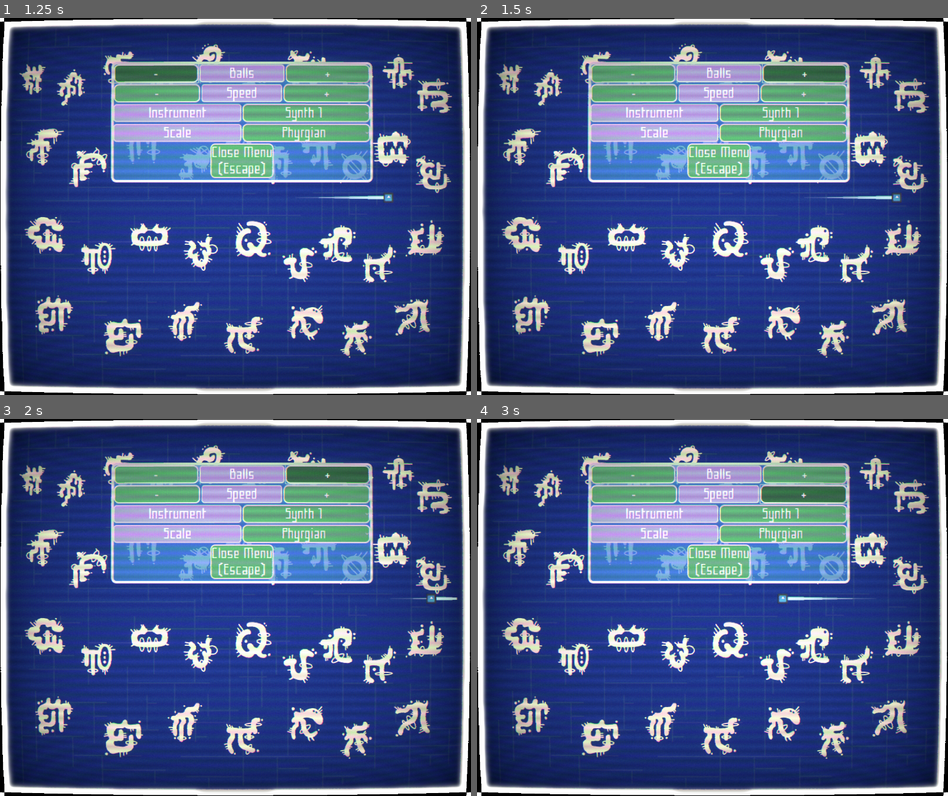
Above: before the commit, frames 1-4 (two rows, left to right).
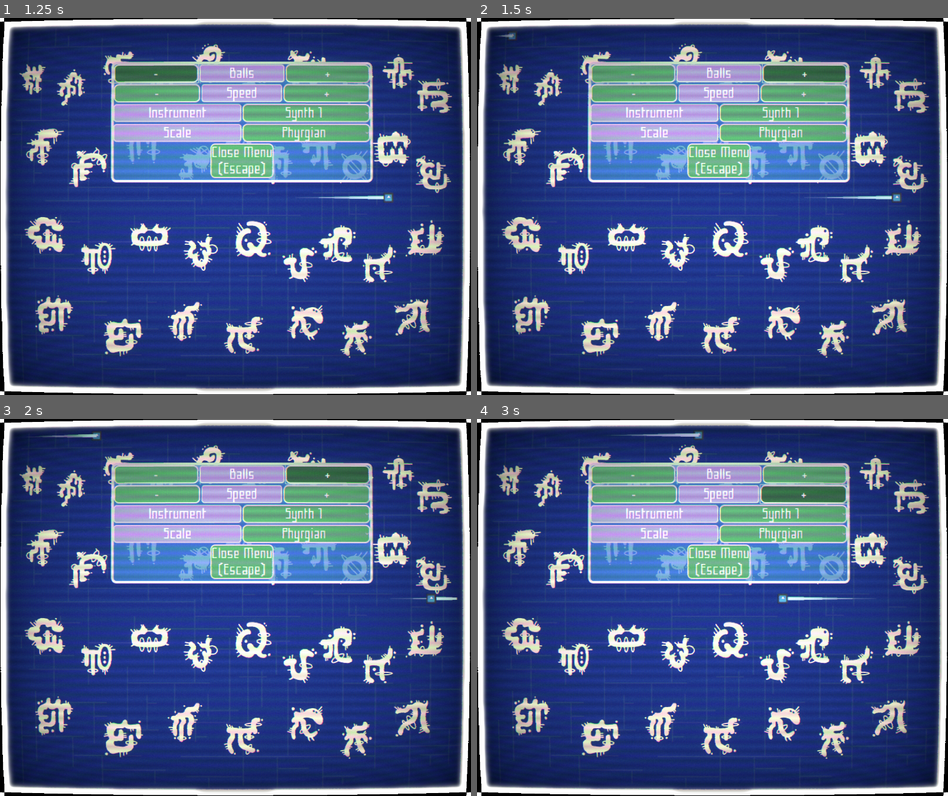
Above: after the commit, the same moments.

Repository: C-RJohnston/KBoard-Pong
Game: Godot game, scene res://MainScene.tscn
Same seed, same stepped clock (60 frames per second), same inputs: the game is played once before the commit and once after it. The engine's default icon, where the game draws it, is replaced by a stand-in: a white triangle on a blue panel in a dark square.
Inputs:
- Up to frame 1 (1.25 s): click "-" at 0.5 s
- Up to frame 2 (1.5 s): click "+" at 1.25 s
- Up to frame 3 (2 s): no input
- Up to frame 4 (3 s): click "-" at 2 s; click "+" at 2.75 s

Frame 1 is identical in both runs. In frame 2, less than 0.1% of the frame differs, in the area x 4-9%, y 3-6%; in frame 3, 0.1%; in frame 4, 0.2%, in the area x 28-48%, y 3-6%.

Commit message:
ball buttons

Diff:
--- a/MainScene.tscn
+++ b/MainScene.tscn
@@ -361,6 +361,7 @@
 [node name="BallMinus" type="Button" parent="PanelContainer/ScrollContainer/VBoxContainer/Balls"]
 layout_mode = 2
 size_flags_horizontal = 3
+mouse_filter = 1
 text = "-"
 
 [node name="Label" type="Label" parent="PanelContainer/ScrollContainer/VBoxContainer/Balls"]
@@ -374,6 +375,7 @@
 [node name="BallPlus" type="Button" parent="PanelContainer/ScrollContainer/VBoxContainer/Balls"]
 layout_mode = 2
 size_flags_horizontal = 3
+mouse_filter = 1
 text = "+"
 
 [node name="Speed" type="HBoxContainer" parent="PanelContainer/ScrollContainer/VBoxContainer"]
@@ -382,6 +384,7 @@
 [node name="SpeedMinus" type="Button" parent="PanelContainer/ScrollContainer/VBoxContainer/Speed"]
 layout_mode = 2
 size_flags_horizontal = 3
+mouse_filter = 1
 text = "  -  "
 
 [node name="Label" type="Label" parent="PanelContainer/ScrollContainer/VBoxContainer/Speed"]
@@ -391,6 +394,7 @@
 [node name="SpeedPlus" type="Button" parent="PanelContainer/ScrollContainer/VBoxContainer/Speed"]
 layout_mode = 2
 size_flags_horizontal = 3
+mouse_filter = 1
 text = "  +  "
 
 [node name="Instrument" type="HBoxContainer" parent="PanelContainer/ScrollContainer/VBoxContainer"]
@@ -442,5 +446,9 @@
 [node name="Button" type="Button" parent="PanelContainer/ScrollContainer/VBoxContainer/ExitMenu"]
 layout_mode = 2
 size_flags_horizontal = 0
+mouse_filter = 1
 text = "Close Menu
 (Escape)"
+
+[connection signal="pressed" from="PanelContainer/ScrollContainer/VBoxContainer/Balls/BallMinus" to="." method="_on_ball_minus_pressed"]
+[connection signal="pressed" from="PanelContainer/ScrollContainer/VBoxContainer/Balls/BallPlus" to="." method="_on_ball_plus_pressed"]
--- a/Scenes/Ball/ball.tscn
+++ b/Scenes/Ball/ball.tscn
@@ -14,7 +14,7 @@
 [sub_resource type="CircleShape2D" id="CircleShape2D_yq8wr"]
 radius = 22.0
 
-[node name="Ball" type="RigidBody2D"]
+[node name="Ball" type="RigidBody2D" groups=["Ball"]]
 mass = 0.001
 physics_material_override = ExtResource("1_nxljc")
 gravity_scale = 0.0
--- a/Scenes/ball.tscn
+++ b/Scenes/ball.tscn
@@ -7,7 +7,7 @@
 [sub_resource type="CircleShape2D" id="CircleShape2D_yq8wr"]
 radius = 22.0
 
-[node name="Ball" type="RigidBody2D"]
+[node name="Ball" type="RigidBody2D" groups=["Ball"]]
 mass = 0.001
 physics_material_override = ExtResource("1_nxljc")
 gravity_scale = 0.0
--- a/game.gd
+++ b/game.gd
@@ -4,6 +4,8 @@
 var wiggle_timer = 0.0
 @export var wiggle_speed = 10.0  # Speed of the wiggle
 @export var wiggle_amount = 0.1  # Amount of the wiggle (rotation in radians)
+
+var ball_scene = load("res://Scenes/Ball/ball.tscn")
 
 # Dictionary mapping input actions to positions
 @onready var action_positions := {
@@ -95,3 +97,23 @@
 			var i = lines.find(line)
 			lines.erase(line)
 			line.queue_free()
+
+
+func _on_ball_minus_pressed() -> void:
+	var nodes_in_group = get_tree().get_nodes_in_group('Ball')
+	# Check if there are nodes in the group
+	if nodes_in_group.size() > 1:
+		# Get the last node in the group
+		var last_node = nodes_in_group[nodes_in_group.size() - 1]
+		if last_node.is_inside_tree():
+			last_node.queue_free()
+
+
+func _on_ball_plus_pressed() -> void:
+	var new_ball = ball_scene.instantiate()
+	var viewport_size = get_viewport_rect().size
+	var random_x = randf_range(0, viewport_size.x)
+	var random_y = randf_range(0, viewport_size.y)
+	var ball_position = Vector2(random_x, random_y)
+	new_ball.position = ball_position
+	add_child(new_ball)
--- a/project.godot
+++ b/project.godot
@@ -25,6 +25,10 @@
 
 enabled=PackedStringArray("res://addons/kanban_tasks/plugin.cfg")
 
+[global_group]
+
+Ball=""
+
 [input]
 
 Q={
Not shown: 1 places in GameTheme.tres that only renumber resources
Not shown: 1 places in MainScene.tscn that only renumber resources
